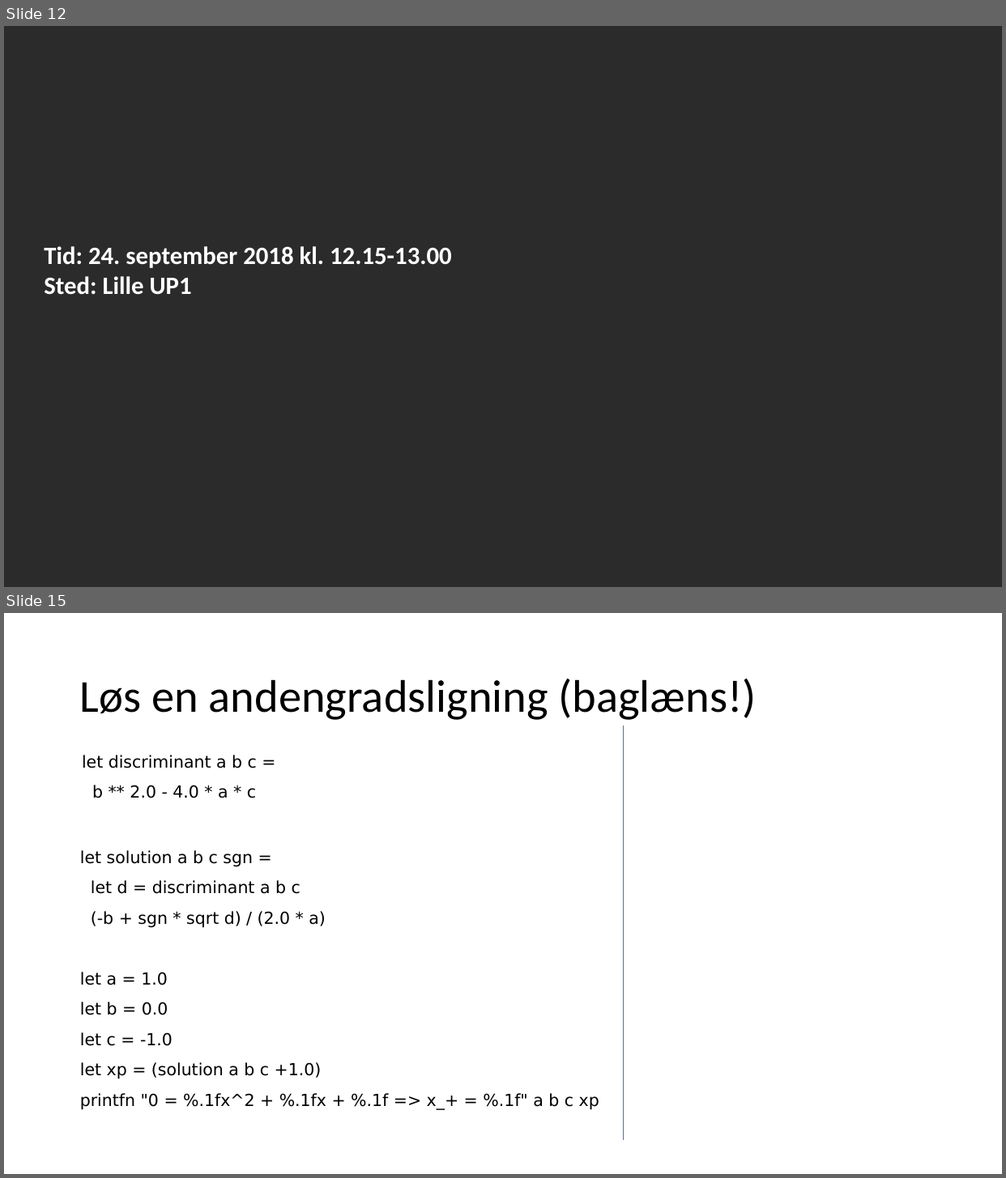
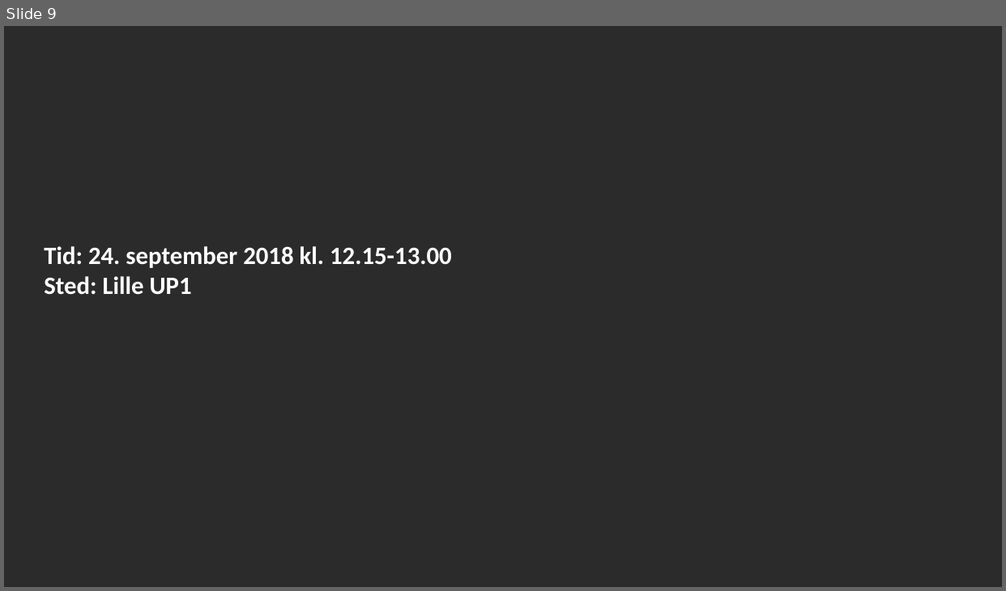
Before and after one commit to fisterloegsovs/pop22, a slide deck: lectures/3.3ConditionalsTuplesNFunctions/lecture.pptx. Shown one above the other, each under a label of ours: slides 12 and 15 before the commit, slide 9 after it; the slides between them are not shown. The pictures are 1006x1178 and 1006x591 pixels, drawn with LibreOffice and Linux fonts; fonts in the diff are those of the drawing; grey boxes stand for pictures; background and template pictures are left out; a plain dark background stands for a picture behind light text. Boxes give left, top, right and bottom in pixels: in the first picture for what was removed or moved away, otherwise in the second. Text is boxed around its words. In the diff, an @@ line names an element or a change of style, - is before the commit and + after.

```diff
--- a/lectures/3.3ConditionalsTuplesNFunctions/lecture.pptx
+++ b/lectures/3.3ConditionalsTuplesNFunctions/lecture.pptx
@@ slide 15 removed at bbox=[4, 613, 1002, 1174], background #FFFFFF @@
@@ title removed at bbox=[80, 679, 756, 720] @@
-Løs en andengradsligning (baglæns!)
@@ line removed from (623, 726) to (623, 1140) @@
@@ text removed at bbox=[82, 755, 257, 798] @@
-let discriminant a b c =
-b ** 2.0 - 4.0 * a * c
@@ text removed at bbox=[80, 850, 326, 928] @@
-let solution a b c sgn =
-let d = discriminant a b c
-(-b + sgn * sqrt d) / (2.0 * a)
@@ text removed at bbox=[80, 972, 599, 1110] @@
-let a = 1.0
-let b = 0.0
-let c = -1.0
-let xp = (solution a b c +1.0)
-printfn "0 = %.1fx^2 + %.1fx + %.1f => x_+ = %.1f" a b c xp
@@ what was slide 12 is now slide 9 @@
```
Also in this commit, not shown: 2 slides changed, 1 slide added, 11 other slides removed, 3 other files.
